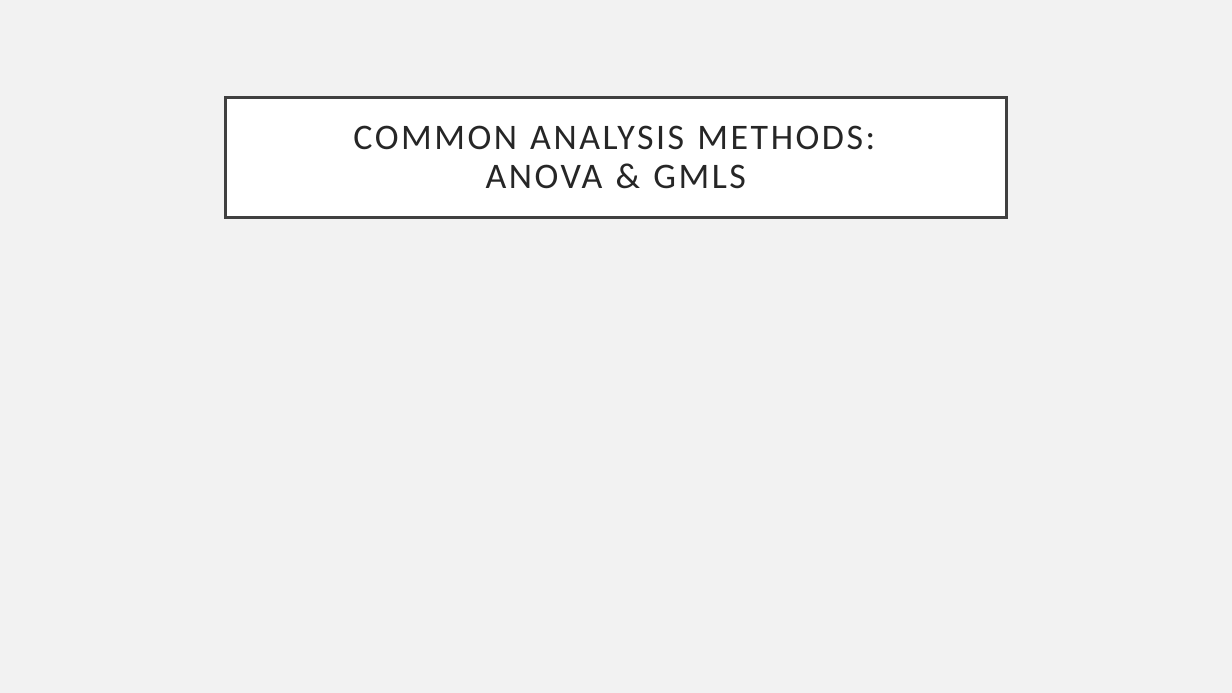
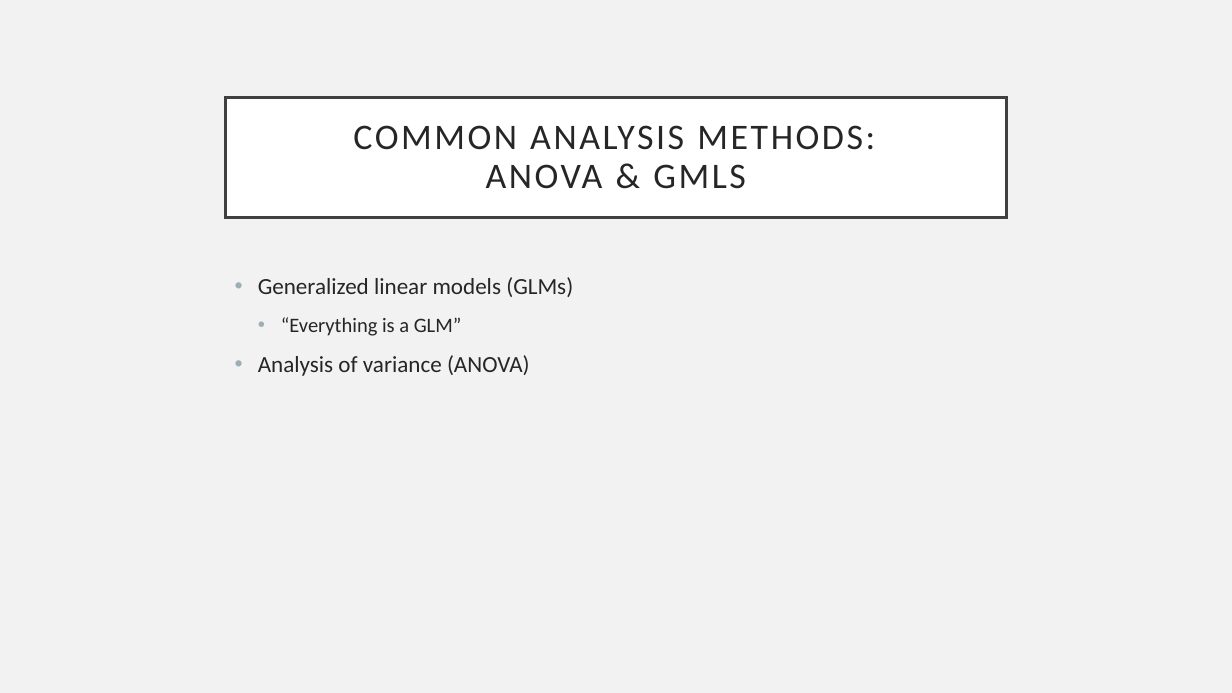
Before and after one commit to eholdmore/StatsForCompBio, a slide deck: slide 37 of Stats-for-Comp-Bio.pptx (slide 36 before the commit). Drawn at 1232x693 pixels with LibreOffice and Linux fonts; fonts in the diff are those of the drawing. Boxes give left, top, right and bottom in pixels: in the first picture for what was removed or moved away, otherwise in the second. Text is boxed around its words. In the diff, an @@ line names an element or a change of style, - is before the commit and + after.

```diff
--- a/Stats-for-Comp-Bio.pptx
+++ b/Stats-for-Comp-Bio.pptx
@@ text added at bbox=[258, 277, 573, 376], 18 pt, text #262626 @@
+• Generalized linear models (GLMs)
+  • “Everything is a GLM”
+• Analysis of variance (ANOVA)
```
Also in this commit, not shown: 11 other slides changed, 4 slides added, 2 other files.
